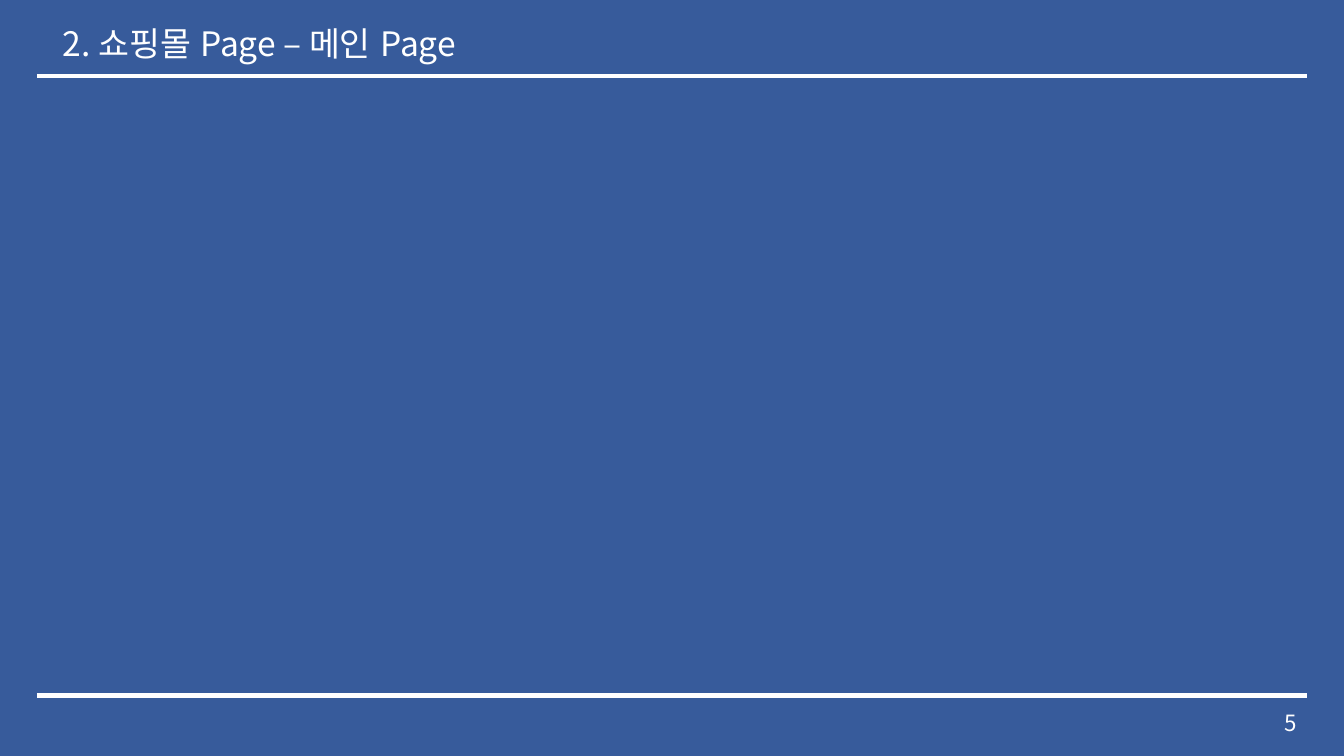
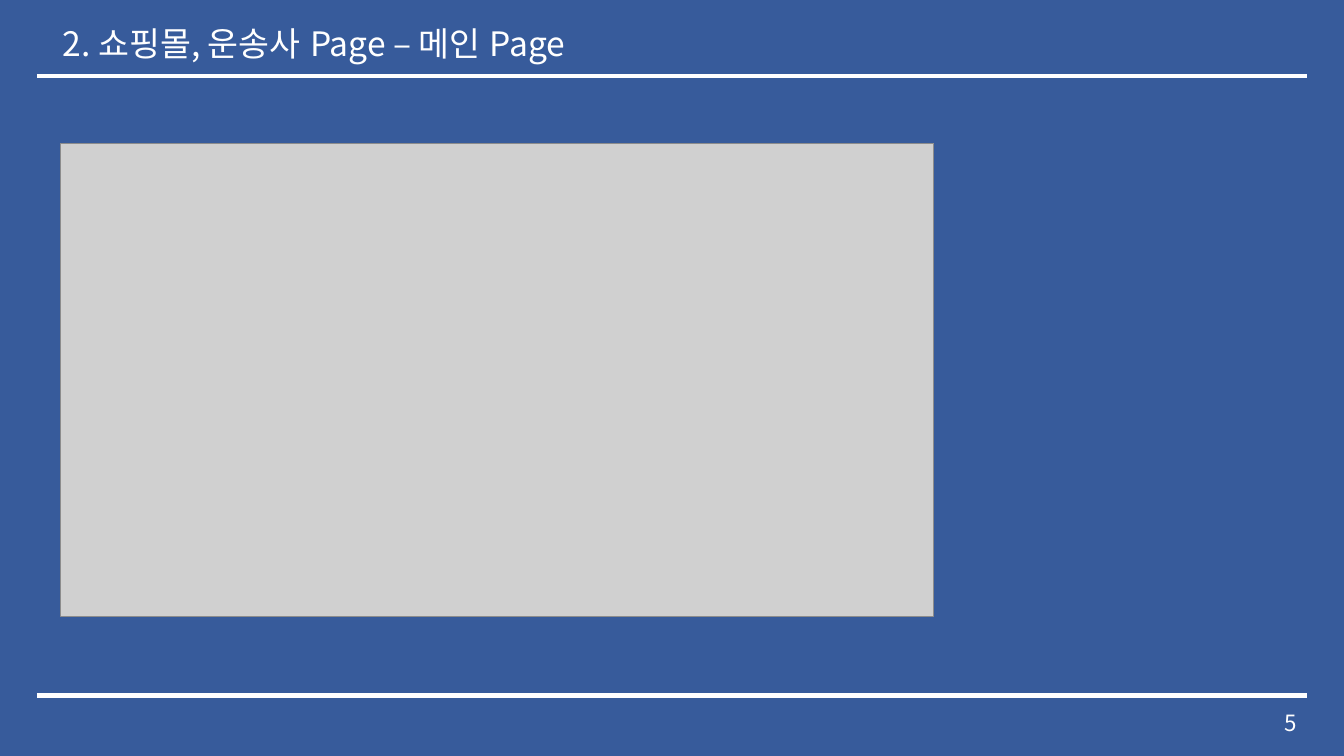
Before and after one commit to lx9203/fulfillmentBlue, a slide deck: slide 5 of Fulfillment 중간발표.pptx. Drawn at 1344x756 pixels with LibreOffice and Linux fonts; fonts in the diff are those of the drawing; grey boxes stand for pictures. Boxes give left, top, right and bottom in pixels: in the first picture for what was removed or moved away, otherwise in the second. Text is boxed around its words. In the diff, an @@ line names an element or a change of style, - is before the commit and + after.

```diff
--- a/Fulfillment 중간발표.pptx
+++ b/Fulfillment 중간발표.pptx
@@ text at bbox=[63, 28, 566, 65]: text changed @@
-2. 쇼핑몰 Page – 메인 Page
+2. 쇼핑몰, 운송사 Page – 메인 Page
@@ picture added at bbox=[60, 143, 934, 616] @@
```
Also in this commit, not shown: 10 other slides changed, 3 slides removed, 15 other files.
